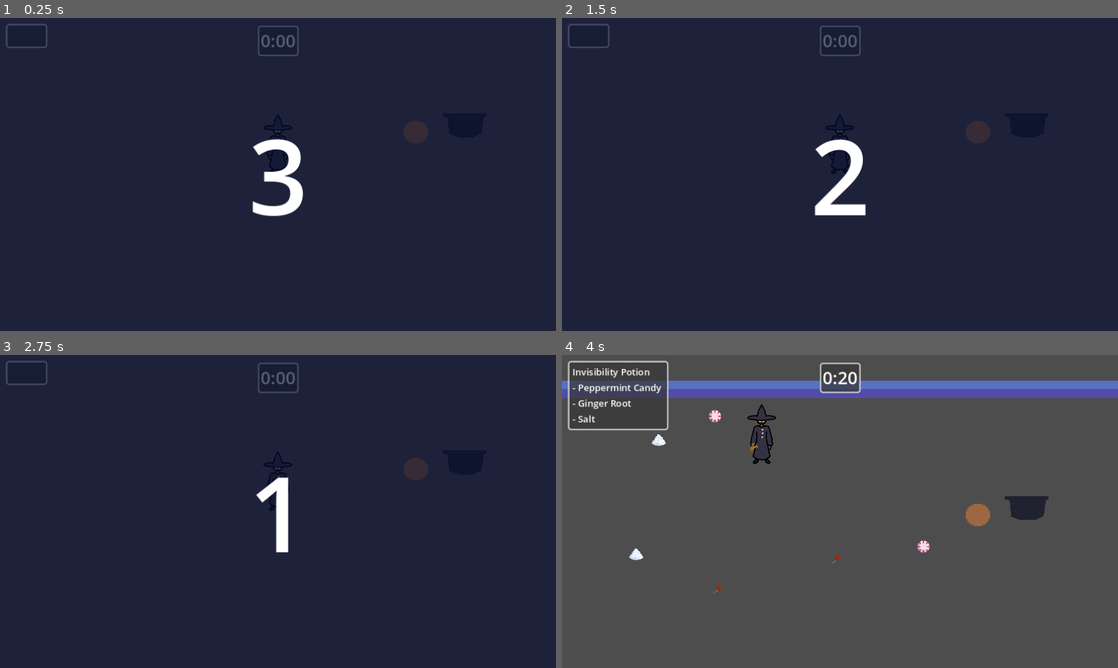
Above: before the commit, frames 1-4 (two rows, left to right).
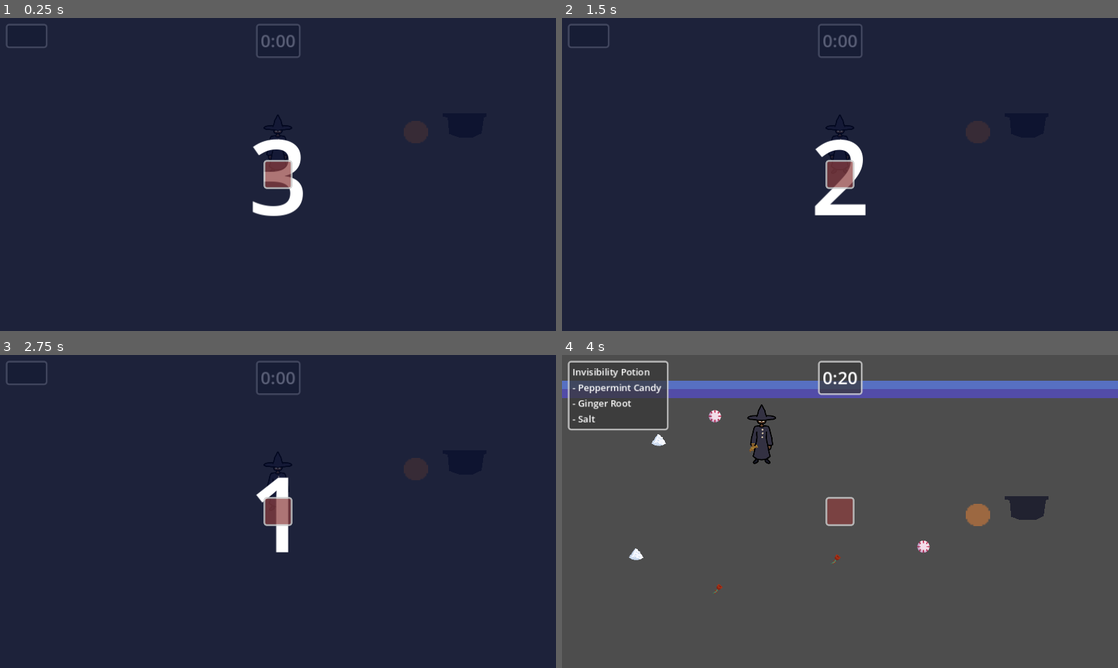
Above: after the commit, the same moments.

Repository: aryuserious/witch-in-training
Game: Godot game, scene res://scenes/level_1.tscn
Same seed, same stepped clock (60 frames per second), same inputs: the game is played once before the commit and once after it.
Inputs:
- Up to frame 1 (0.25 s): no input
- Up to frame 2 (1.5 s): tap Enter at 0.5 s; hold D (right) 0.53-1.28 s; tap Q (drop) at 0.6 s; hold S (down) from 1.28 s (still down); tap E (pickup) at 1.35 s
- Up to frame 3 (2.75 s): tap Space at 2 s; release S (down) at 2.03 s; hold D (right) from 2.03 s (still down); tap 1 (show-hide stats) at 2.1 s
- Up to frame 4 (4 s): tap Enter at 2.75 s; release D (right) at 2.78 s; hold W (up) 2.78-3.53 s; tap Q (drop) at 2.85 s; hold A (left) from 3.53 s (still down); tap E (pickup) at 3.6 s

The runs differ from the first frame. In frame 1, 0.7% of the frame differs, in the area x 46-54%, y 1-55%; in frame 2, 0.7%; in frame 3, 0.7%; in frame 4, 0.8%, in the area x 46-55%, y 1-55%.

Commit message:
make GameOverPanel in HUD, set its style box to red

Diff:
--- a/assets/hud_style_box.tres
+++ b/assets/hud_style_box.tres
@@ -13,5 +13,5 @@
 corner_radius_bottom_left = 5
 expand_margin_left = 5.0
 expand_margin_top = 5.0
-expand_margin_right = 10.0
+expand_margin_right = 5.0
 expand_margin_bottom = 5.0
--- a/scenes/hud.tscn
+++ b/scenes/hud.tscn
@@ -1,9 +1,9 @@
-[gd_scene load_steps=4 format=3 uid="uid://bxg1rh7mqq515"]
+[gd_scene load_steps=5 format=3 uid="uid://bxg1rh7mqq515"]
 
 [ext_resource type="Script" path="res://scripts/hud.gd" id="1_41je0"]
 [ext_resource type="StyleBox" uid="uid://cokgb4t6e6ntq" path="res://assets/hud_style_box.tres" id="2_u6w7x"]
 
-[sub_resource type="StyleBoxFlat" id="StyleBoxFlat_fsokj"]
+[sub_resource type="StyleBoxFlat" id="StyleBoxFlat_218o0"]
 bg_color = Color(0.215686, 0.215686, 0.215686, 0.713726)
 border_width_left = 3
 border_width_top = 3
@@ -14,10 +14,26 @@
 corner_radius_top_right = 5
 corner_radius_bottom_right = 5
 corner_radius_bottom_left = 5
-expand_margin_left = 2.0
-expand_margin_top = 2.0
-expand_margin_right = 2.0
-expand_margin_bottom = 2.0
+expand_margin_left = 5.0
+expand_margin_top = 5.0
+expand_margin_right = 10.0
+expand_margin_bottom = 5.0
+
+[sub_resource type="StyleBoxFlat" id="StyleBoxFlat_1khaw"]
+bg_color = Color(0.55, 0.242, 0.242, 0.713726)
+border_width_left = 3
+border_width_top = 3
+border_width_right = 3
+border_width_bottom = 3
+border_color = Color(0.8, 0.8, 0.8, 0.815686)
+corner_radius_top_left = 5
+corner_radius_top_right = 5
+corner_radius_bottom_right = 5
+corner_radius_bottom_left = 5
+expand_margin_left = 5.0
+expand_margin_top = 5.0
+expand_margin_right = 5.0
+expand_margin_bottom = 5.0
 
 [node name="HUD" type="CanvasLayer" node_paths=PackedStringArray("ingr_list_vbox", "potion_label")]
 script = ExtResource("1_41je0")
@@ -33,7 +49,7 @@
 offset_right = 30.0
 offset_bottom = 55.0
 grow_horizontal = 2
-theme_override_styles/panel = SubResource("StyleBoxFlat_fsokj")
+theme_override_styles/panel = ExtResource("2_u6w7x")
 
 [node name="TimeHBox" type="HBoxContainer" parent="TimePanel"]
 layout_mode = 2
@@ -55,7 +71,7 @@
 offset_top = 15.0
 offset_right = 72.0
 offset_bottom = 44.0
-theme_override_styles/panel = ExtResource("2_u6w7x")
+theme_override_styles/panel = SubResource("StyleBoxFlat_218o0")
 
 [node name="ListVBox" type="VBoxContainer" parent="ListPanel"]
 layout_mode = 2
@@ -99,3 +115,21 @@
 grow_vertical = 2
 size_flags_horizontal = 4
 theme_override_font_sizes/font_size = 180
+
+[node name="GameOverPanel" type="PanelContainer" parent="."]
+anchors_preset = 8
+anchor_left = 0.5
+anchor_top = 0.5
+anchor_right = 0.5
+anchor_bottom = 0.5
+offset_left = -20.0
+offset_top = -20.0
+offset_right = 20.0
+offset_bottom = 20.0
+grow_horizontal = 2
+grow_vertical = 2
+size_flags_horizontal = 0
+theme_override_styles/panel = SubResource("StyleBoxFlat_1khaw")
+
+[node name="Label" type="Label" parent="GameOverPanel"]
+layout_mode = 2
